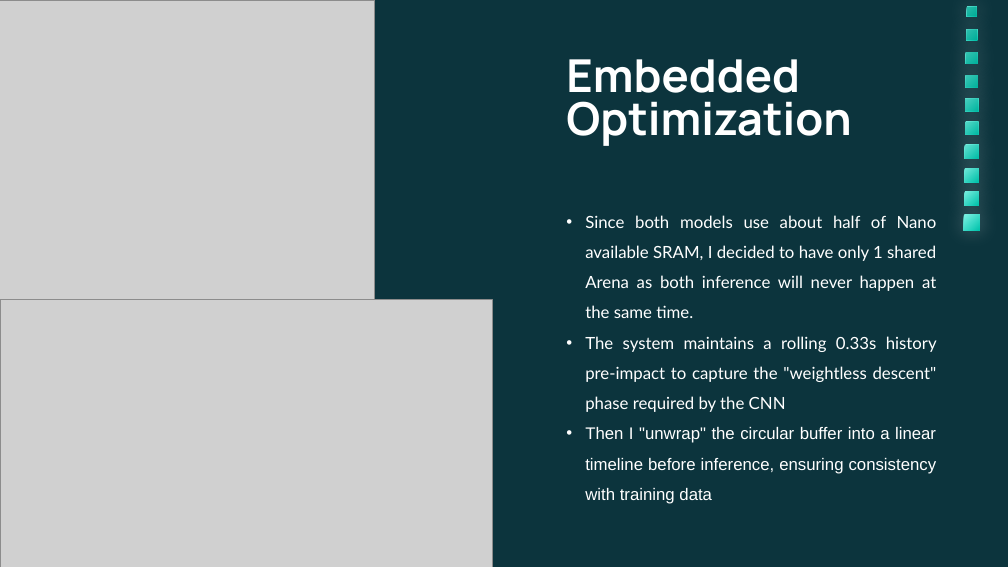
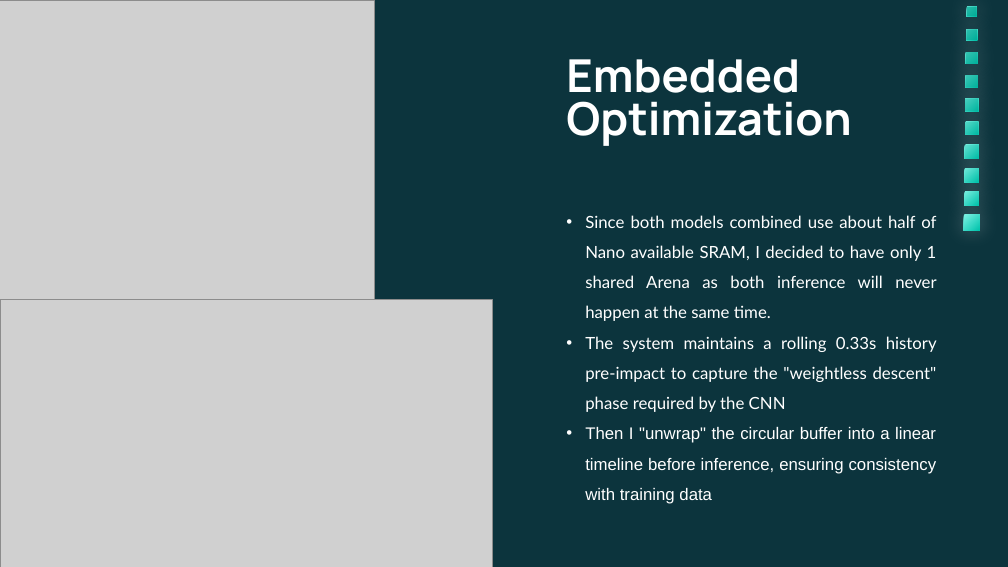
Before and after one commit to J0knee10/Embedded-Systems, a slide deck: slide 9 of TinyML_SC4172/Project/FallAndCall.pptx. Drawn at 1008x567 pixels with LibreOffice and Linux fonts; fonts in the diff are those of the drawing; grey boxes stand for pictures. Boxes give left, top, right and bottom in pixels: in the first picture for what was removed or moved away, otherwise in the second. Text is boxed around its words. In the diff, an @@ line names an element or a change of style, - is before the commit and + after.

Commit message:
presentation done

```diff
--- a/TinyML_SC4172/Project/FallAndCall.pptx
+++ b/TinyML_SC4172/Project/FallAndCall.pptx
@@ text at (585, 215, 937, 321): text changed @@
-• Since both models use about half of Nano available SRAM, I decided to have only 1 shared Arena as both inference will never happen at the same time.
+• Since both models combined use about half of Nano available SRAM, I decided to have only 1 shared Arena as both inference will never happen at the same time.
```
Also in this commit, not shown: 2 other slides changed, 1 other file.
